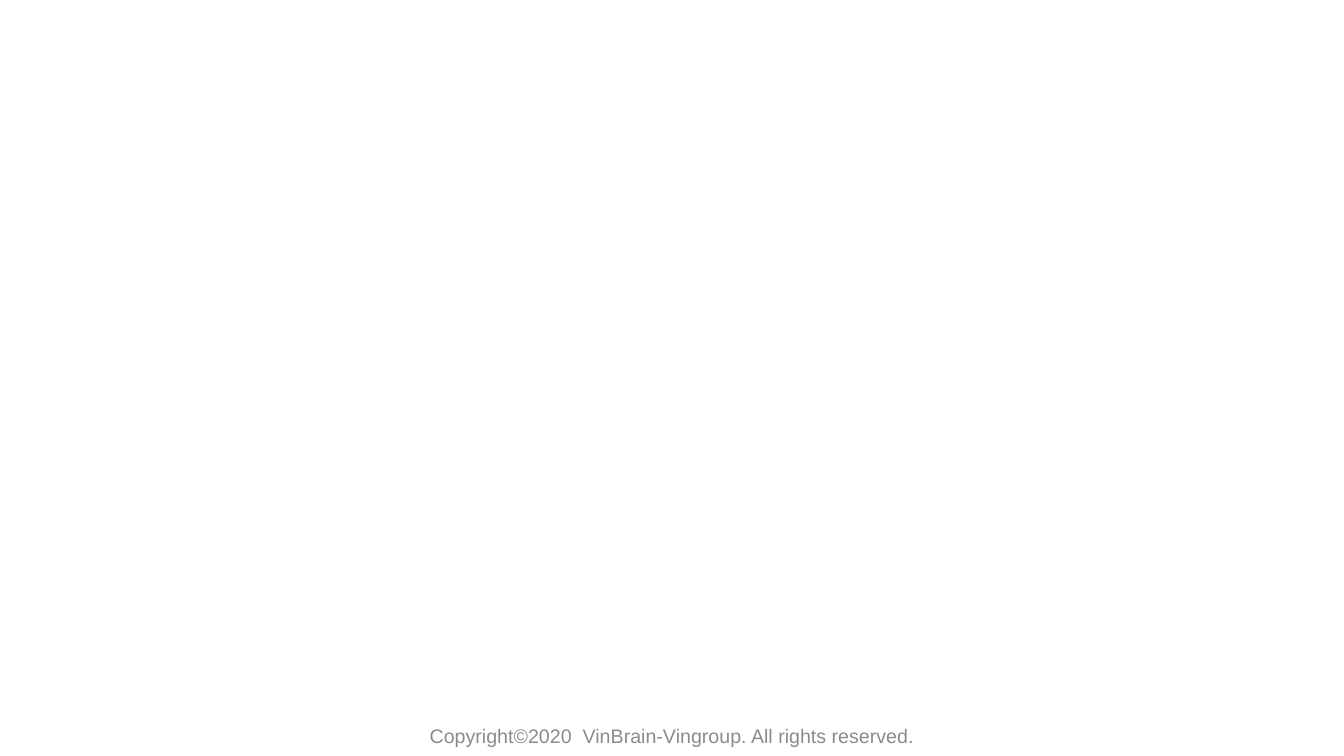
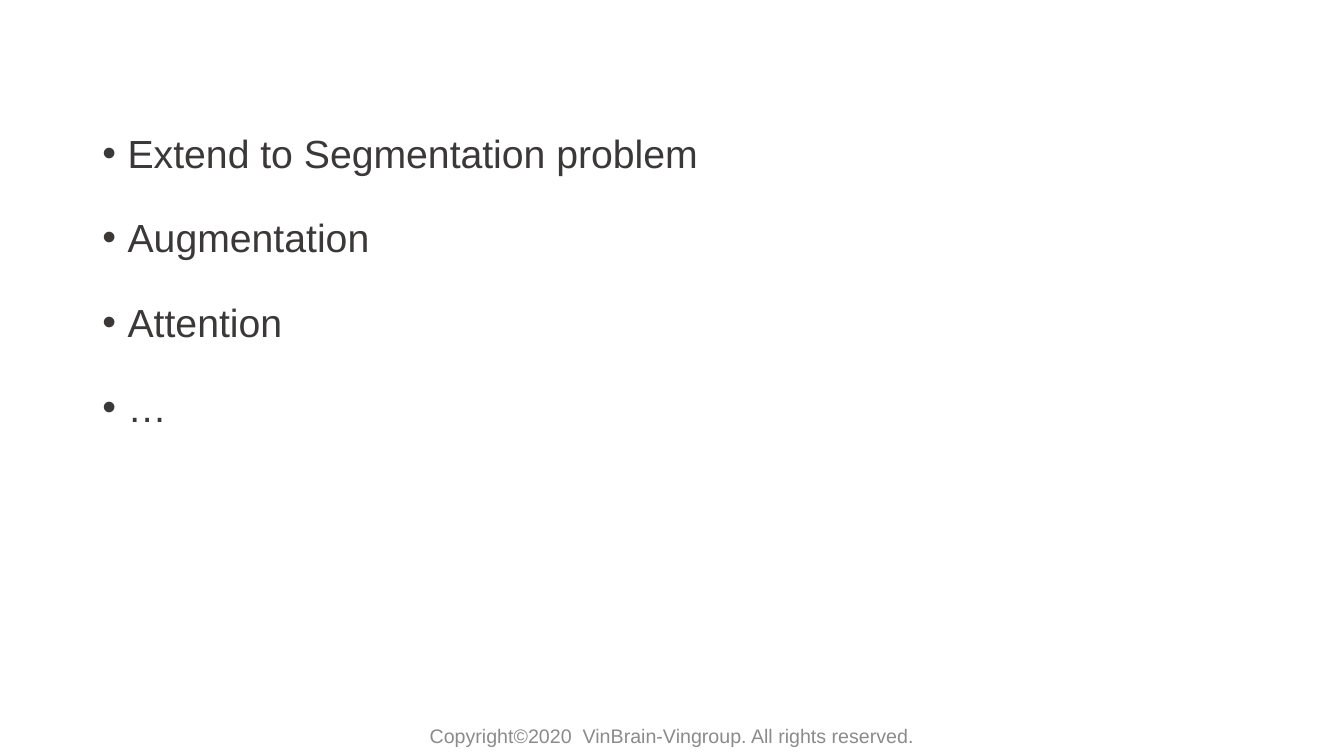
Before and after one commit to huyentls1114/vinbrain-internship, a slide deck: slide 17 of mid_term/mid_term_v2.pptx (slide 16 before the commit). Drawn at 1344x756 pixels with LibreOffice and Linux fonts; fonts in the diff are those of the drawing; background and template pictures are left out. Boxes give left, top, right and bottom in pixels: in the first picture for what was removed or moved away, otherwise in the second. Text is boxed around its words. In the diff, an @@ line names an element or a change of style, - is before the commit and + after.

```diff
--- a/mid_term/mid_term_v2.pptx
+++ b/mid_term/mid_term_v2.pptx
@@ text added at (128, 139, 698, 338), 28 pt, text #3B3838 @@
+• Extend to Segmentation problem
+• Augmentation
+• Attention
+• …
```
Also in this commit, not shown: 2 other slides changed, 1 slide added, 1 other file.
